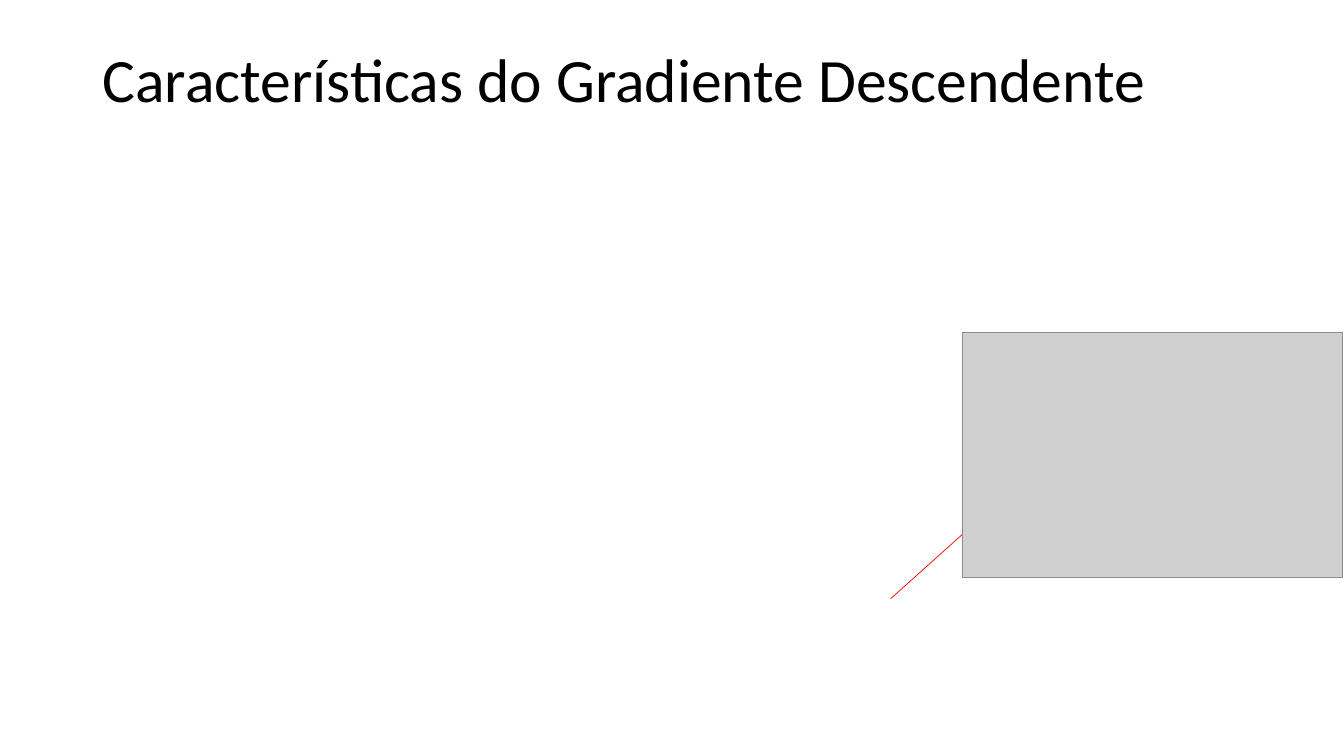
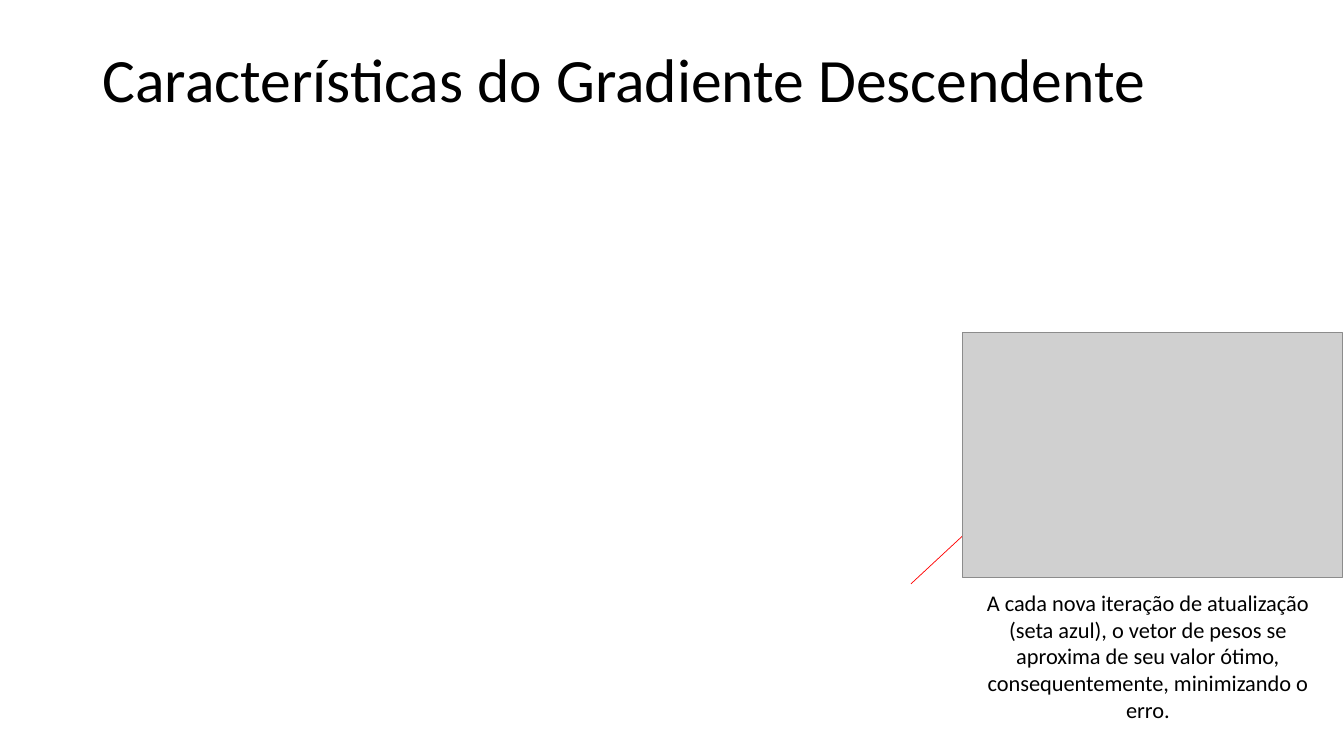
Before and after one commit to zz4fap/t319_aprendizado_de_maquina, a slide deck: slide 7 of slides/T319_Regressão_Linear (Parte II).pptx (slide 6 before the commit). Drawn at 1344x756 pixels with LibreOffice and Linux fonts; fonts in the diff are those of the drawing; grey boxes stand for pictures. Boxes give left, top, right and bottom in pixels: in the first picture for what was removed or moved away, otherwise in the second. Text is boxed around its words. In the diff, an @@ line names an element or a change of style, - is before the commit and + after.

```diff
--- a/slides/T319_Regressão_Linear (Parte II).pptx
+++ b/slides/T319_Regressão_Linear (Parte II).pptx
@@ arrow moved from (891, 599) - (1017, 485) to (911, 584) - (1017, 485) @@
@@ text added at bbox=[987, 595, 1308, 718], 16 pt, text #000000 @@
+A cada nova iteração de atualização (seta azul), o vetor de pesos se aproxima de seu valor ótimo, consequentemente, minimizando o erro.
```
Also in this commit, not shown: 3 other slides changed, 1 slide added, 4 other files.
